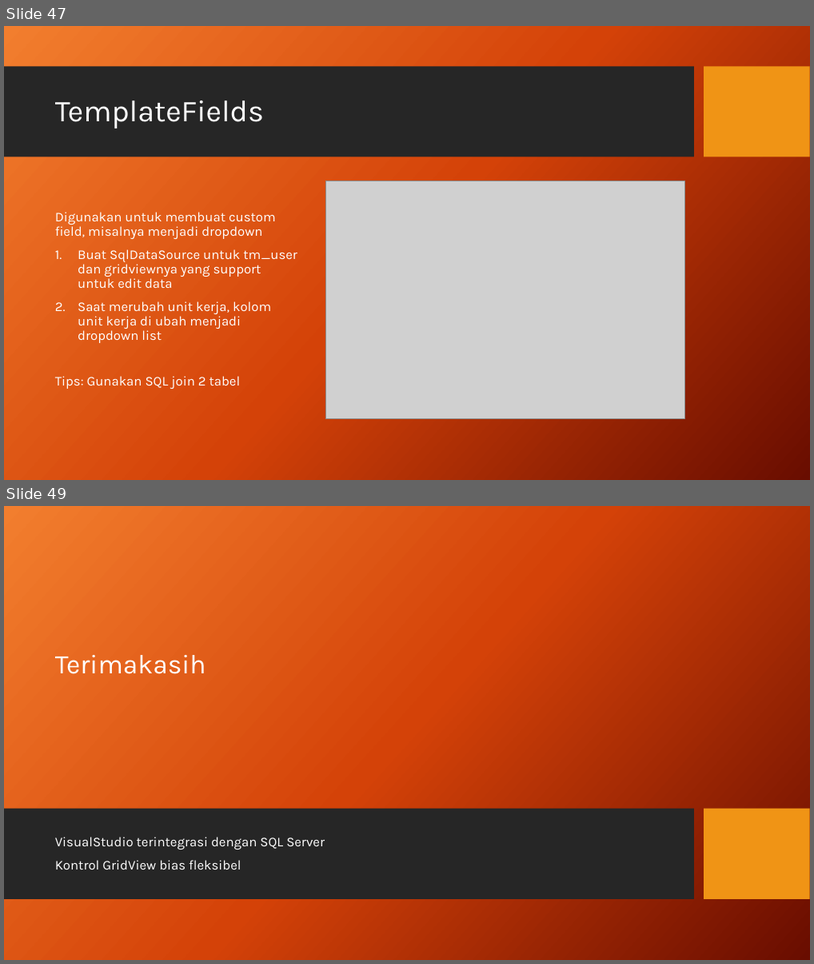
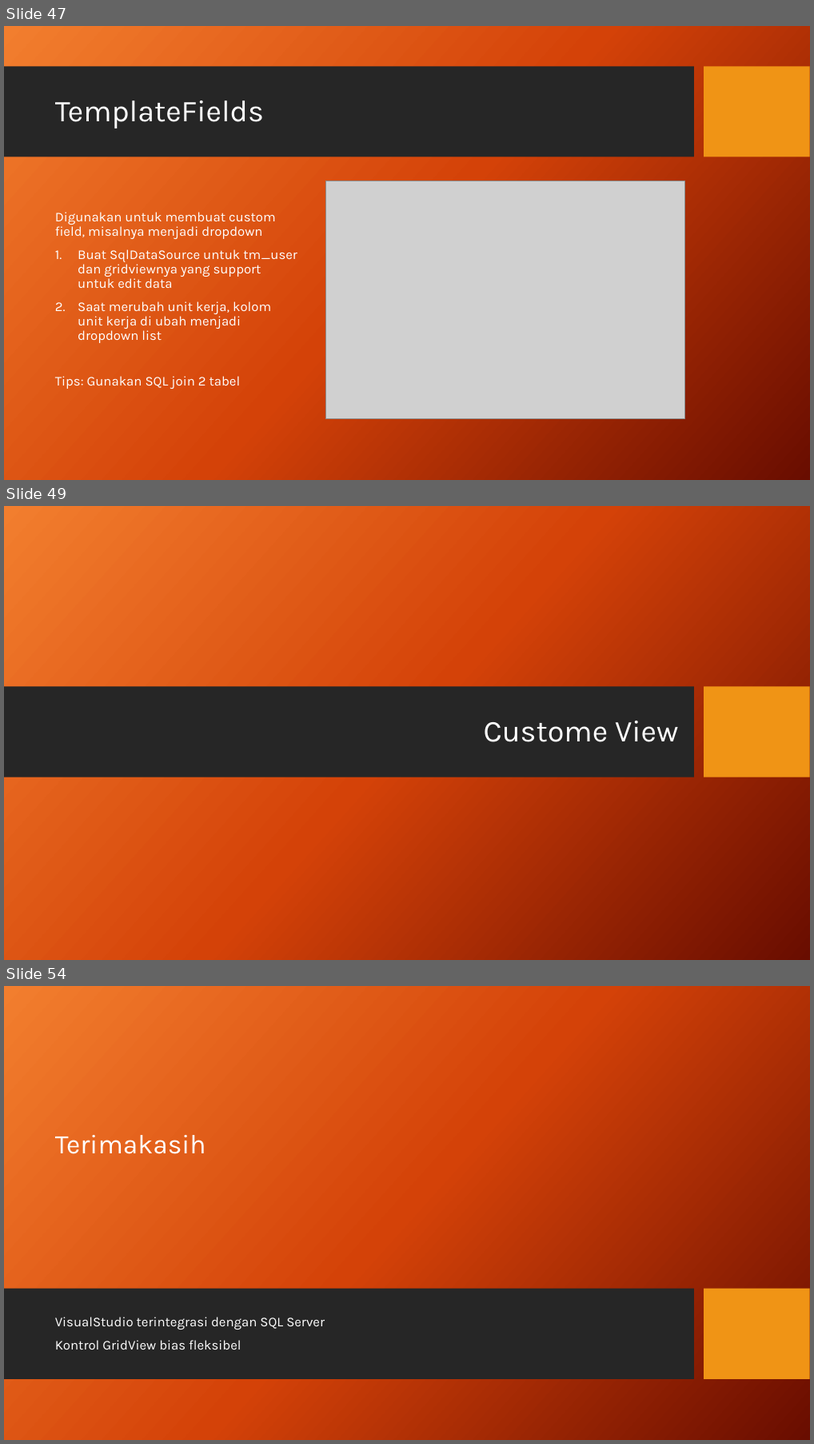
Before and after one commit to prayitna/asp.net, a slide deck: Presentasi 2.pptx. Shown one above the other, each under a label of ours: slides 47 and 49 before the commit, slides 47, 49 and 54 after it; the slides between them are not shown. The pictures are 814x964 and 814x1444 pixels, drawn with LibreOffice and Linux fonts; fonts in the diff are those of the drawing; grey boxes stand for pictures; background and template pictures are left out. Boxes give left, top, right and bottom in pixels: in the first picture for what was removed or moved away, otherwise in the second. Text is boxed around its words. In the diff, an @@ line names an element or a change of style, - is before the commit and + after.

```diff
--- a/Presentasi 2.pptx
+++ b/Presentasi 2.pptx
@@ slide 49 added at box(4, 506, 810, 960), background picture (left out) @@
@@ rectangle added at box(4, 686, 694, 777), fill #262626 @@
@@ rectangle added at box(705, 686, 810, 777), fill #F09415 @@
@@ title added at box(484, 720, 678, 742), 36 pt, text #FFFFFF @@
+Custome View
@@ what was slide 49 is now slide 54 @@
```
Also in this commit, not shown: 1 slide changed, 5 other slides added, 1 slide removed, 32 other files.
